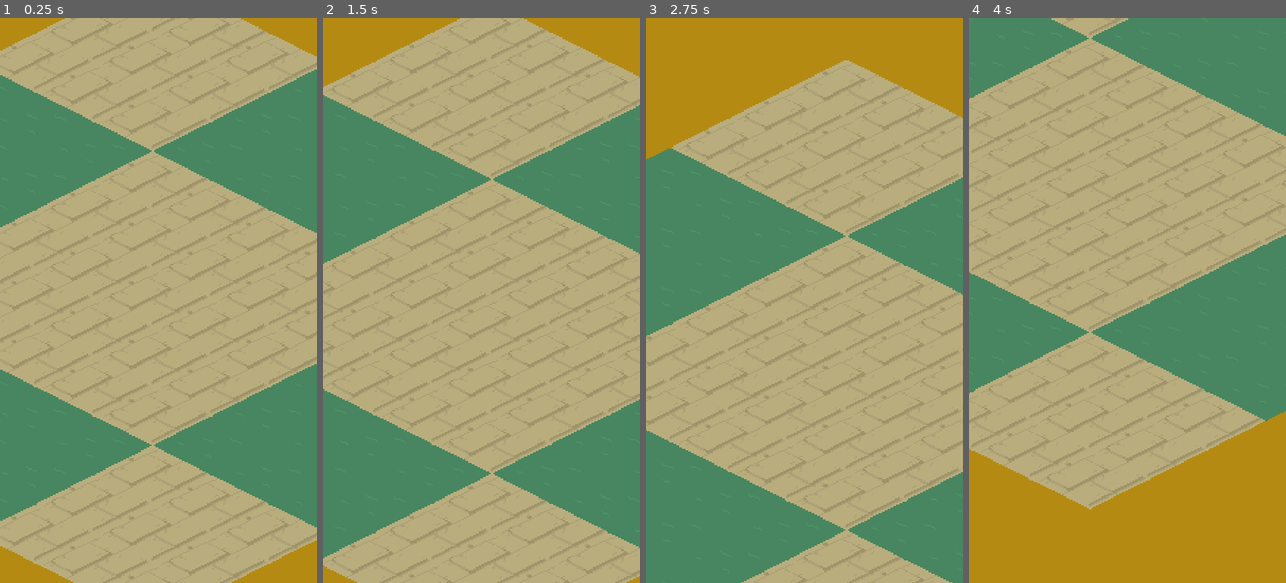
Above: before the commit, frames 1-4 (left to right).
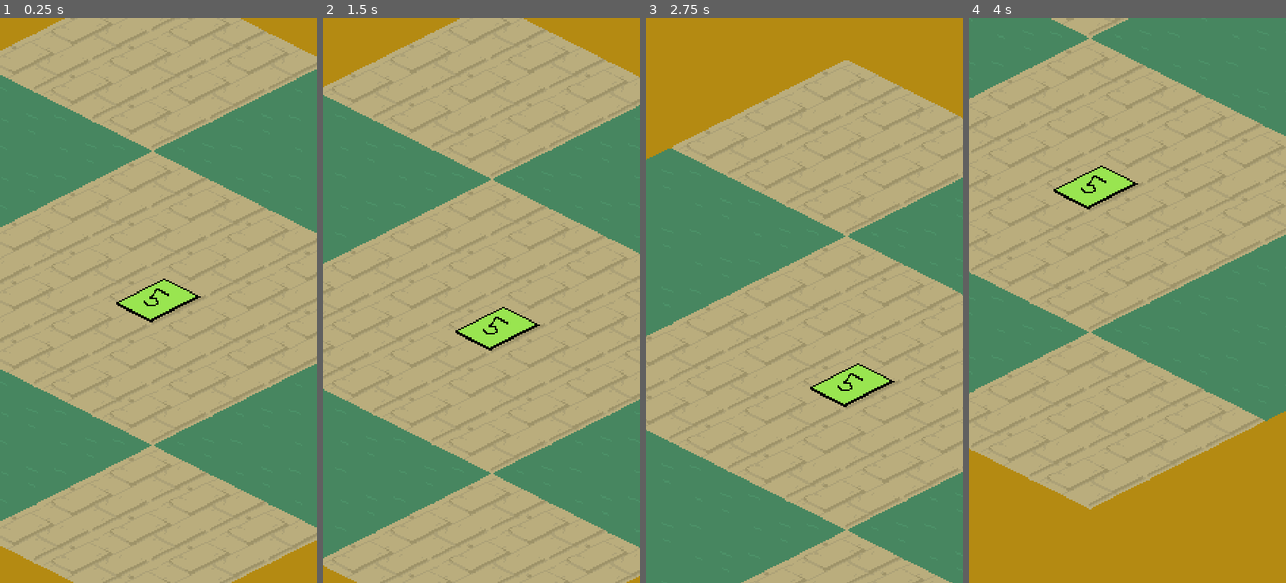
Above: after the commit, the same moments.

Repository: akrck02/kinokochi
Game: Godot game, scene res://scenes/liar/liar.tscn
The game is run twice, just before and just after one commit, with the same random seed, the same clock (stepped at 60 frames per second) and the same inputs. This scene is started directly instead of the project's main scene.
Inputs (mouse positions are in pixels of both pictures, inside the frame that each line leads up to):
- Up to frame 1 (0.25 s): no input
- Up to frame 2 (1.5 s): tap Enter (ui_accept) at 0.5, 0.77, 1.25 s; move the mouse to (551, 272) at 0.52 s; hold Right (ui_right) 0.53-1.25 s; click (551, 272) at 0.67 s; drag from (418, 328) to (465, 413) at 1.27 s
- Up to frame 3 (2.75 s): tap Enter (ui_accept) at 2 s; move the mouse to (836, 176) at 2.02 s; hold Right (ui_right) from 2.03 s (still down)
- Up to frame 4 (4 s): release Right (ui_right) at 2.75 s; tap Enter (ui_accept) at 2.75, 3.5, 3.77 s; drag from (1111, 413) to (1032, 215) at 2.77 s; move the mouse to (1222, 385) at 3.52 s; hold Left (ui_left) from 3.53 s (still down)

The runs differ from the first frame. In frame 1, 1.0% of the frame differs, in the area x 36-64%, y 46-54%; in frame 2, 1.0%; in frame 3, 1.0%; in frame 4, 1.0%.

Commit message:
Fixed local position to global position

Diff:
--- a/scenes/liar/card.gd
+++ b/scenes/liar/card.gd
@@ -11,6 +11,7 @@
 
 
 func _ready() -> void:
+	super()
 	update_sprite()
 	pass
 
--- a/scenes/liar/hand.gd
+++ b/scenes/liar/hand.gd
@@ -14,6 +14,7 @@
 
 # Called when the node enters the scene tree for the first time.
 func _ready() -> void:
+	super()
 	var x = 0
 	var y = 0
 	var card_objects = hand.get_children()
--- a/scenes/liar/isometric_object.gd
+++ b/scenes/liar/isometric_object.gd
@@ -6,10 +6,13 @@
 const length = 40
 @export var x:int
 @export var y:int
-
+var tilemaplayer:TileMapLayer;
 # Called when the node enters the scene tree for the first time.
 func _ready() -> void:
+	var scene=get_tree().current_scene
+	tilemaplayer=scene.get_node("TileMapLayer")
 	pass  # Replace with function body.
+
 
 
 # Called every frame. 'delta' is the elapsed time since the previous frame.
@@ -29,4 +32,5 @@
 
 ## Changes the object position but using isometric coordinates
 func move(x: int, y: int):
-	self.position = _cartesian_to_isometric(x, y)
+	#print(x,", ",y, tilemaplayer.map_to_local(Vector2(x,y)))
+	self.global_position=_cartesian_to_isometric(x,y)
--- a/scenes/liar/player.gd
+++ b/scenes/liar/player.gd
@@ -10,6 +10,7 @@
 
 # Called when the node enters the scene tree for the first time.
 func _ready() -> void:
+	super()
 	self.move(x,y)
 	pet.pet_name=self.player_name
 	pet.control=true
@@ -25,9 +26,7 @@
 	pet.update_sprite()
 
 func set_hand(hand:Hand):
-	print(x,", ",y)
-
 	self._hand=hand
+	add_child(self._hand)
 	self._hand.move(0,0)
-	add_child(self._hand)
 	self._hand.show_cards()
Not shown: 1 places in scenes/liar/liar.tscn that only renumber resources
